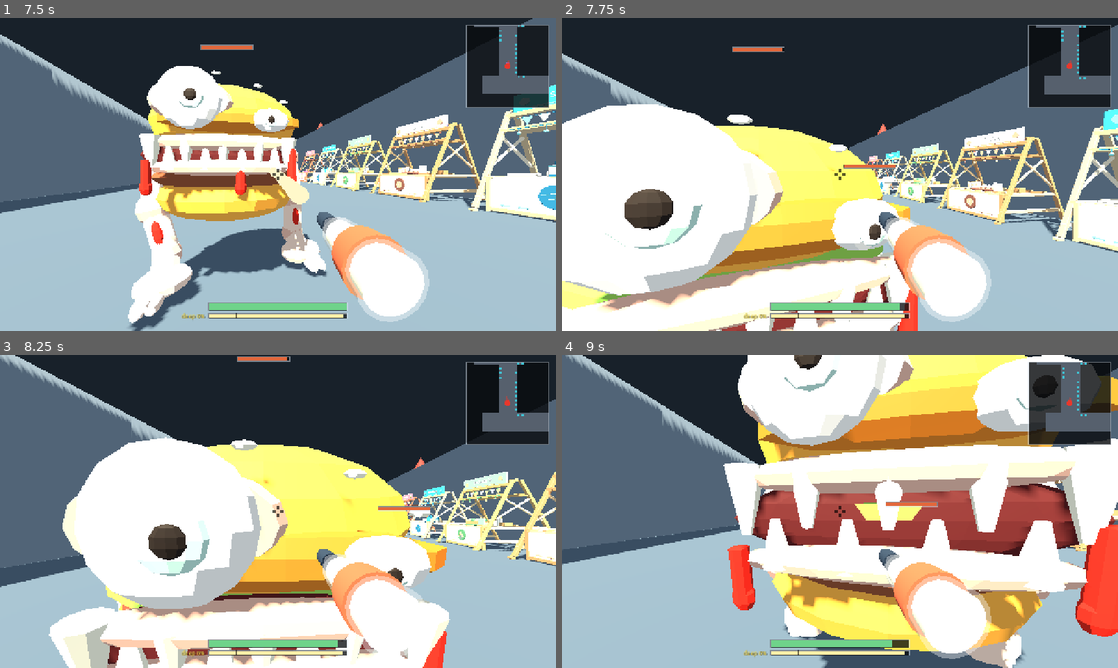
Above: before the commit, frames 1-4 (two rows, left to right).
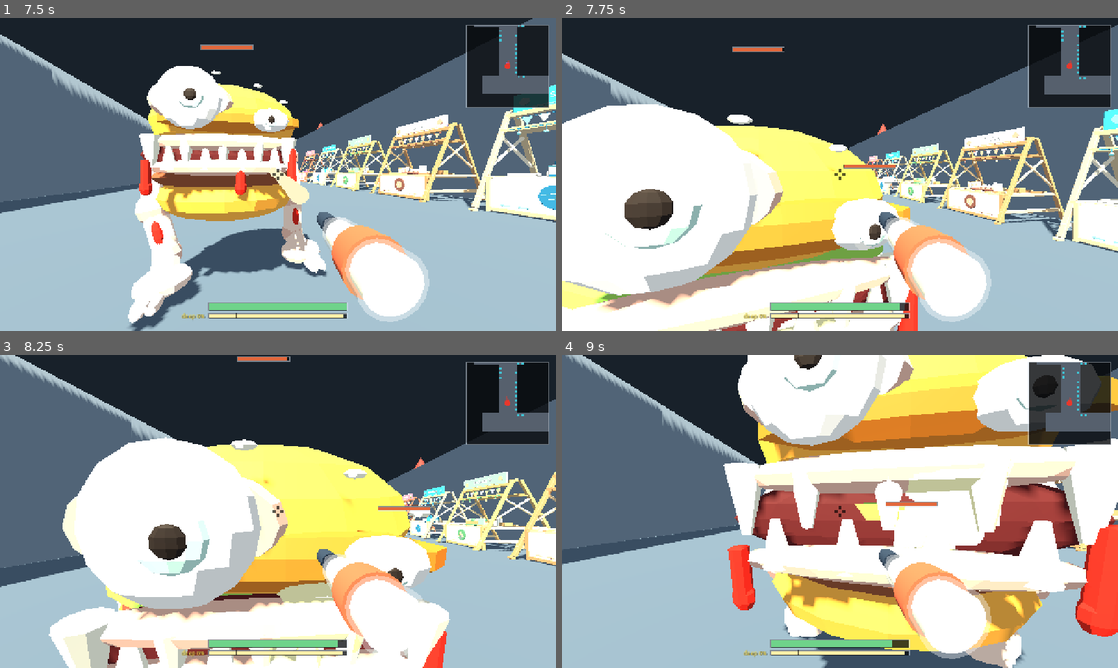
Above: after the commit, the same moments.

Repository: k3vin7/SauceIT-
Game: Godot game, scene res://main.tscn
Same seed, same stepped clock (60 frames per second), same inputs: the game is played once before the commit and once after it.
Inputs (mouse positions are in pixels of both pictures, inside the frame that each line leads up to):
- Up to frame 1 (7.5 s): tap Enter at 0.5 s; move the mouse to (272, 180) at 0.52 s; hold Shift (run) 0.53-1.28 s; hold W (move_forward) 0.53-2.78 s; tap Space (jump) at 0.77, 1.52, 3.02, 3.77, 4.52, 6.02, 6.77 s; move the mouse to (316, 177) at 1.27 s; click (316, 177) at 1.35 s; tap Shift (run) at 1.55, 2.3, 2.85, 3.8, 4.55, 6.05 s; move the mouse to (233, 171) at 2.02 s; hold E (refill_sauce) 2.03-2.78 s; move the mouse to (283, 174) at 2.77 s; hold A (move_left) 2.78-3.53 s; move the mouse to (255, 168) at 3.52 s; hold R (wipe_screen) 3.53-4.28 s; hold W (move_forward) 3.53-5.78 s; move the mouse to (305, 174) at 4.27 s; tap Tab at 4.35 s; move the mouse to (250, 174) at 5.02 s; hold Shift (run) 5.03-5.78 s; tap 1 at 5.1 s; move the mouse to (289, 168) at 5.77 s; hold D (move_right) 5.78-6.53 s; tap 2 at 5.85 s; move the mouse to (272, 180) at 6.52 s; hold Shift (run) 6.53-7.28 s; hold W (move_forward) from 6.53 s (still down); move the mouse to (316, 177) at 7.27 s; click (316, 177) at 7.35 s
- Up to frame 2 (7.75 s): keep holding W (move_forward); tap Space (jump) at 7.52 s; tap Shift (run) at 7.55 s
- Up to frame 3 (8.25 s): keep holding W (move_forward); move the mouse to (233, 508) at 8.02 s; hold E (refill_sauce) from 8.03 s (still down)
- Up to frame 4 (9 s): tap Shift (run) at 8.3, 8.85 s; move the mouse to (845, 511) at 8.77 s; release W (move_forward) at 8.78 s; release E (refill_sauce) at 8.78 s; hold A (move_left) from 8.78 s (still down)

Frame 1 is identical in both runs. In frame 2, 0.2% of the frame differs, in the area x 38-52%, y 90-100%; in frame 3, 1.0%; in frame 4, 3.0%, in the area x 59-82%, y 33-63%.

Commit message:
Make one splat visible again on everything but the floor

Diff:
--- a/scripts/body_contamination.gdshader
+++ b/scripts/body_contamination.gdshader
@@ -19,7 +19,11 @@
 uniform float clean_roughness = 0.75;
 uniform float mayo_roughness = 0.34;
 
-const float THRESHOLD = 0.5;
+// Half a single splat's worth, normalised. **Not 0.5.** The mask holds a
+// thickness now, 0 to 255, rather than a painted flag that was either 0 or 255
+// -- so a cut at 0.5 means a cell has to be hit about 128 times before any of
+// it is drawn, which reads as sauce not sticking at all.
+uniform float paint_threshold = 0.00196;
 
 varying vec3 surface_position;
 
@@ -32,7 +36,7 @@
 		atan(surface_position.x, surface_position.z) / TAU + 0.5,
 		clamp(surface_position.y / body_height + 0.5, 0.0, 1.0));
 	float coverage = texture(mask_texture, uv).r;
-	float painted = step(THRESHOLD, coverage);
+	float painted = step(paint_threshold, coverage);
 	ALBEDO = mix(clean_color.rgb, mayo_color.rgb, painted);
 	ROUGHNESS = mix(clean_roughness, mayo_roughness, painted);
 	METALLIC = 0.0;
--- a/scripts/enemy_contamination_overlay.gdshader
+++ b/scripts/enemy_contamination_overlay.gdshader
@@ -9,6 +9,11 @@
 uniform vec4 mayo_color : source_color = vec4(1.0, 0.941, 0.659, 1.0);
 uniform float body_height = 4.1;
 uniform mat4 world_to_body;
+// Half a single splat's worth, normalised. **Not 0.5.** The mask holds a
+// thickness now, 0 to 255, rather than a painted flag that was either 0 or 255
+// -- so a cut at 0.5 means a cell has to be hit about 128 times before any of
+// it is drawn, which reads as sauce not sticking at all.
+uniform float paint_threshold = 0.00196;
 
 varying vec3 body_position;
 
@@ -20,7 +25,7 @@
 	vec2 uv = vec2(
 		atan(body_position.x, body_position.z) / TAU + 0.5,
 		clamp(body_position.y / body_height + 0.5, 0.0, 1.0));
-	if (texture(mask_texture, uv).r < 0.5) {
+	if (texture(mask_texture, uv).r < paint_threshold) {
 		discard;
 	}
 	ALBEDO = mayo_color.rgb;
--- a/scripts/roof_contamination.gdshader
+++ b/scripts/roof_contamination.gdshader
@@ -27,7 +27,11 @@
 uniform float clean_roughness = 0.75;
 uniform float mayo_roughness = 0.34;
 
-const float THRESHOLD = 0.5;
+// Half a single splat's worth, normalised. **Not 0.5.** The mask holds a
+// thickness now, 0 to 255, rather than a painted flag that was either 0 or 255
+// -- so a cut at 0.5 means a cell has to be hit about 128 times before any of
+// it is drawn, which reads as sauce not sticking at all.
+uniform float paint_threshold = 0.00196;
 
 varying vec3 surface_position;
 
@@ -45,7 +49,7 @@
 	vec2 flat_position = vec2(from_apex * cos(around), from_apex * sin(around));
 	vec2 uv = flat_position / grid_extent + 0.5;
 	float coverage = texture(mask_texture, uv).r;
-	float painted = step(THRESHOLD, coverage);
+	float painted = step(paint_threshold, coverage);
 	ALBEDO = mix(clean_color.rgb, mayo_color.rgb, painted);
 	ROUGHNESS = mix(clean_roughness, mayo_roughness, painted);
 	METALLIC = 0.0;
--- a/scripts/visor_overlay.gdshader
+++ b/scripts/visor_overlay.gdshader
@@ -11,9 +11,13 @@
 uniform sampler2D mask_texture : filter_linear, repeat_disable, hint_default_black;
 uniform vec4 mayo_color : source_color;
 
-const float THRESHOLD = 0.5;
+// Half a single splat's worth, normalised. **Not 0.5.** The mask holds a
+// thickness now, 0 to 255, rather than a painted flag that was either 0 or 255
+// -- so a cut at 0.5 means a cell has to be hit about 128 times before any of
+// it is drawn, which reads as sauce not sticking at all.
+uniform float paint_threshold = 0.00196;
 
 void fragment() {
 	float coverage = texture(mask_texture, vec2(UV.x, 1.0 - UV.y)).r;
-	COLOR = vec4(mayo_color.rgb, step(THRESHOLD, coverage) * mayo_color.a);
+	COLOR = vec4(mayo_color.rgb, step(paint_threshold, coverage) * mayo_color.a);
 }
--- a/tests/probe_body.gd
+++ b/tests/probe_body.gd
@@ -275,6 +275,45 @@
 	_check(self_visor.painted_cell_count() > 0,
 		"it landed on you but not on your own glasses, which were pointing at it")
 
+	# --- one splat is enough to be drawn, on every kind of surface ---
+	# The mask holds a thickness now, 0 to 255, where it used to hold a painted
+	# flag that was either 0 or 255. Every shader that cut at 0.5 kept working
+	# the day that changed and quietly started needing about **128** hits on a
+	# cell before it drew any of them -- which does not look like a threshold,
+	# it looks like sauce going straight through. The floor was moved over and
+	# the body, the glasses, the roofs and the monster overlay were not.
+	#
+	# So: for every material that reads one of these masks, one deposit has to
+	# clear its threshold.
+	var deposit := 1.0 / 255.0
+	var surfaces := {
+		"a body": load("res://scripts/body_contamination.gdshader"),
+		"the glasses": load("res://scripts/visor_overlay.gdshader"),
+		"a stall roof": load("res://scripts/roof_contamination.gdshader"),
+		"the monster overlay": load("res://scripts/enemy_contamination_overlay.gdshader"),
+		"the floor and walls": load("res://scripts/contamination.gdshader"),
+	}
+	var blind: Array[String] = []
+	for where in surfaces.keys():
+		# Read out of the shader source. Not off a material, which only reports
+		# parameters somebody has explicitly set, and not off the rendering
+		# server, which has no compiled shader to ask in a headless run. The
+		# value written in the file is the thing being checked anyway.
+		var shader: Shader = surfaces[where]
+		var declaration := RegEx.new()
+		declaration.compile("uniform\\s+float\\s+paint_threshold\\s*=\\s*([0-9.]+)")
+		var found := declaration.search(shader.code)
+		if found == null:
+			blind.push_back("%s (declares no paint_threshold)" % where)
+			continue
+		var cut := float(found.get_string(1))
+		print("  %-20s draws a cell from %.5f, one splat leaves %.5f" % [
+			where, cut, deposit])
+		if cut > deposit:
+			blind.push_back("%s (needs %.0f hits)" % [where, cut / deposit])
+	_check(blind.is_empty(),
+		"a single splat is invisible on %s" % str(blind))
+
 	if failures.is_empty():
 		print("MAYO_BODY_OK")
 		quit(0)
Not shown, changed: README.md
